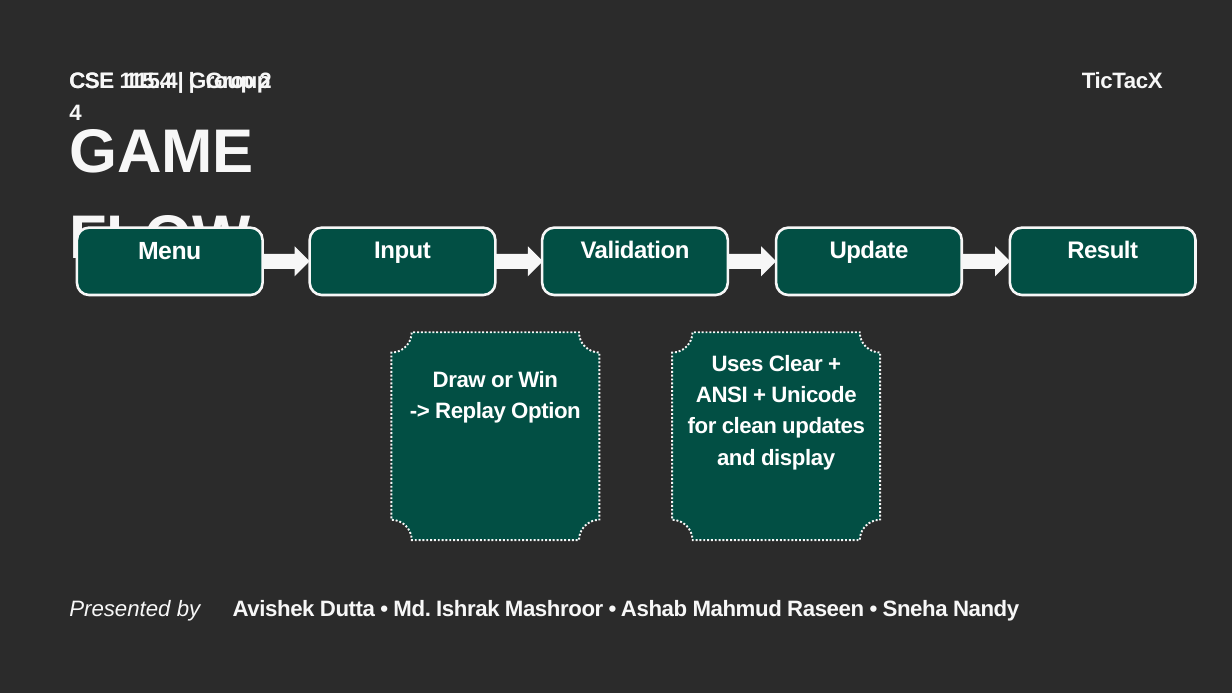
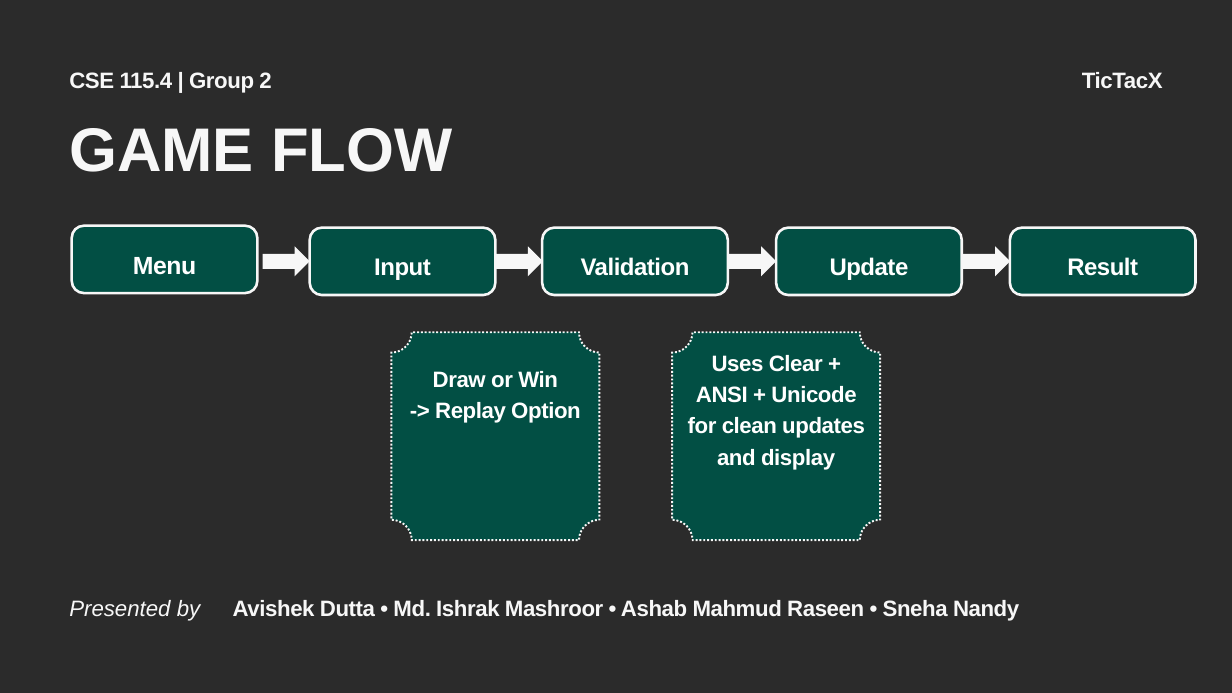
Before and after one commit to tyroruyk/tictacx, a slide deck: slide 8 of others/TicTacX.pptx. Drawn at 1232x693 pixels with LibreOffice and Linux fonts; fonts in the diff are those of the drawing; background and template pictures are left out; a plain dark background stands for a picture behind light text. Boxes give left, top, right and bottom in pixels: in the first picture for what was removed or moved away, otherwise in the second. Text is boxed around its words. In the diff, an @@ line names an element or a change of style, - is before the commit and + after.

```diff
--- a/others/TicTacX.pptx
+++ b/others/TicTacX.pptx
@@ text removed at (x1=69, y1=71, x2=254, y2=120) @@
-CSE 115.4 | Group 4
@@ text "GAME FLOW" rewrapped from (x1=69, y1=129, x2=254, y2=270) to (x1=69, y1=128, x2=452, y2=172) @@
@@ text "Menu" moved from (x1=138, y1=242, x2=201, y2=260) to (x1=133, y1=257, x2=196, y2=275) @@
@@ 4 texts moved together from (x1=374, y1=240, x2=1138, y2=263) to (x1=374, y1=257, x2=1138, y2=280) @@
@@ freeform shape moved from (x1=77, y1=228, x2=262, y2=295) to (x1=71, y1=225, x2=257, y2=293) @@
```
Also in this commit, not shown: 14 other slides changed.
